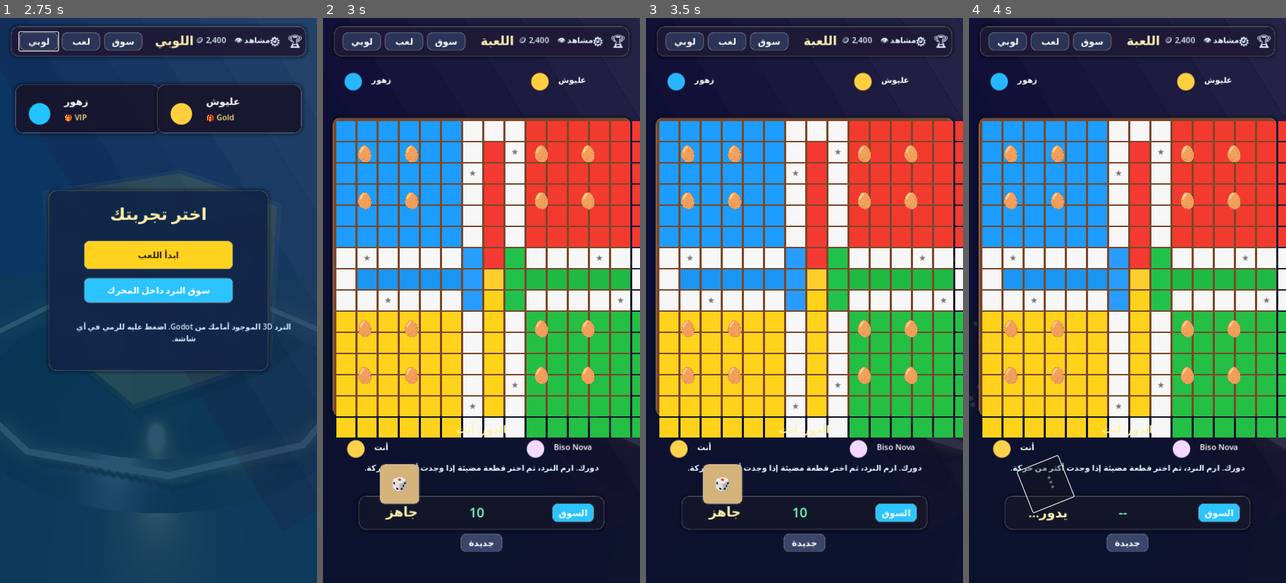
Above: before the commit, frames 1-4 (left to right).
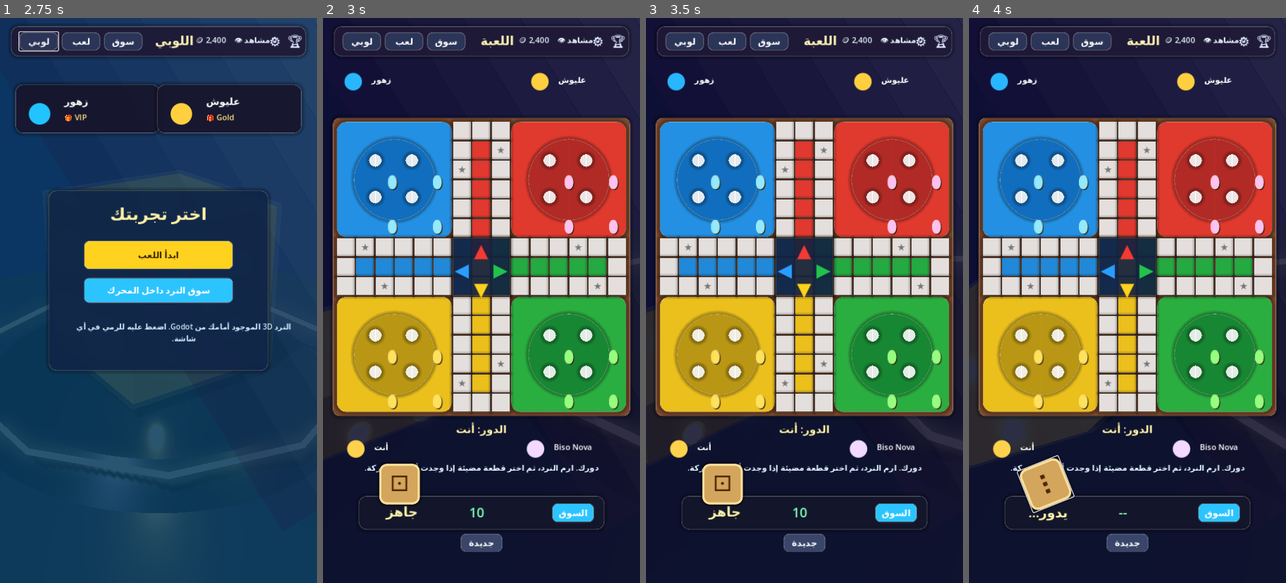
Above: after the commit, the same moments.

Repository: hamza2234/Lod
Game: Godot game, scene res://scenes/dice_preview.tscn
Two runs of this game, one before a commit and one after it. Both use one fixed random seed, a clock stepped at 60 frames per second and the inputs below.
Inputs (mouse positions are in pixels of both pictures, inside the frame that each line leads up to):
- Up to frame 1 (2.75 s): click (158, 215) at 0.52 s; type "12" at 0.6 s; click "دخول اللوبي" at 1.25 s; click "لوبي" at 2 s
- Up to frame 2 (3 s): click "لعب" at 2.75 s
- Up to frame 3 (3.5 s): no input
- Up to frame 4 (4 s): click "🎲" (after the commit: "⚀") at 3.5 s

Frame 1 is identical in both runs. In frame 2, 47% of the frame differs, in the area x 0-100%, y 17-87%; in frame 3, 47%; in frame 4, 49%, in the area x 0-100%, y 17-88%.

Commit message:
Refine board homes and dice UI
Co-authored-by: hamza2234 <hamza2234@users.noreply.github.com>

Diff:
--- a/godot-dice-preview/scripts/dice_preview.gd
+++ b/godot-dice-preview/scripts/dice_preview.gd
@@ -85,7 +85,7 @@
 const HUMAN_CHOICE_SECONDS := 6.0
 
 const PLAYER_NAMES := ["أنت", "زهور CPU", "عليوش CPU", "Biso Nova CPU"]
-const PLAYER_SYMBOLS := ["🥚", "🥚", "🥚", "🥚"]
+const PLAYER_SYMBOLS := ["⬮", "⬮", "⬮", "⬮"]
 const PLAYER_COLORS := [Color("#ffe15b"), Color("#91eaff"), Color("#ffc1ef"), Color("#95ff7d")]
 const PLAYER_START_OFFSETS := [39, 0, 13, 26]
 const SAFE_GLOBAL_INDICES := [0, 8, 13, 21, 26, 34, 39, 47]
@@ -495,9 +495,10 @@
 	var bottom_bar := _panel(Vector2(560, 78), Vector2(80, 1082), Color("#15182c"), 18)
 	screen.add_child(bottom_bar)
 
-	roll_button = _button("🎲", Vector2(92, 92), Color("#d5b47b"), Color("#402400"))
+	roll_button = _button("⚂", Vector2(92, 92), Color("#d5b47b"), Color("#402400"))
 	roll_button.position = Vector2(118, 1012)
-	roll_button.add_theme_font_size_override("font_size", 38)
+	roll_button.add_theme_font_size_override("font_size", 48)
+	_style_dice_button()
 	roll_button.pressed.connect(_roll_dice)
 	screen.add_child(roll_button)
 
@@ -618,25 +619,61 @@
 	var frame := _panel(Vector2(BOARD_CELL * 15.0 + 18.0, BOARD_CELL * 15.0 + 18.0), Vector2(-9, -9), Color("#8a4f2b"), 16)
 	parent.add_child(frame)
 
-	var grid := GridContainer.new()
-	grid.columns = 15
-	grid.position = Vector2.ZERO
-	grid.size = Vector2(BOARD_CELL * 15.0, BOARD_CELL * 15.0)
-	parent.add_child(grid)
+	_add_home_area(parent, Vector2(0, 0), Color("#1c9dff"), Color("#1070c3"))
+	_add_home_area(parent, Vector2(9, 0), Color("#f33a2f"), Color("#b52b26"))
+	_add_home_area(parent, Vector2(9, 9), Color("#24bf45"), Color("#168934"))
+	_add_home_area(parent, Vector2(0, 9), Color("#ffd21c"), Color("#bd9914"))
 
 	for y in range(15):
 		for x in range(15):
-			var cell := ColorRect.new()
-			cell.custom_minimum_size = Vector2(BOARD_CELL, BOARD_CELL)
-			cell.color = _ludo_cell_color(x, y)
-			grid.add_child(cell)
-			if _is_safe_cell(x, y):
-				var star := _label("★", 19, Color("#717171"), HORIZONTAL_ALIGNMENT_CENTER)
-				star.size = Vector2(BOARD_CELL, BOARD_CELL)
-				cell.add_child(star)
+			if _is_track_cell(x, y):
+				_add_board_cell(parent, x, y, _ludo_cell_color(x, y))
+
+	_add_center_triangles(parent)
 
 	_create_game_pieces(parent)
 	_reset_ludo_game()
+
+
+func _add_home_area(parent: Control, origin: Vector2, color: Color, inner_color: Color) -> void:
+	var home := _panel(Vector2(BOARD_CELL * 6.0, BOARD_CELL * 6.0), origin * BOARD_CELL, color, 22)
+	parent.add_child(home)
+	var circle := _panel(Vector2(BOARD_CELL * 4.25, BOARD_CELL * 4.25), origin * BOARD_CELL + Vector2(BOARD_CELL * 0.88, BOARD_CELL * 0.88), _with_alpha(inner_color, 0.62), 120)
+	parent.add_child(circle)
+	var slots: Array[Vector2] = [Vector2(1.65, 1.65), Vector2(3.55, 1.65), Vector2(1.65, 3.55), Vector2(3.55, 3.55)]
+	for slot in slots:
+		var slot_panel := _panel(Vector2(BOARD_CELL * 0.72, BOARD_CELL * 0.72), (origin + slot) * BOARD_CELL, _with_alpha(Color.WHITE, 0.18), 28)
+		parent.add_child(slot_panel)
+
+
+func _add_board_cell(parent: Control, x: int, y: int, color: Color) -> void:
+	var cell := _panel(Vector2(BOARD_CELL, BOARD_CELL), Vector2(x, y) * BOARD_CELL, color, 0)
+	parent.add_child(cell)
+	if _is_safe_cell(x, y):
+		var star := _label("★", 22, Color("#777777"), HORIZONTAL_ALIGNMENT_CENTER)
+		star.size = Vector2(BOARD_CELL, BOARD_CELL)
+		cell.add_child(star)
+
+
+func _is_track_cell(x: int, y: int) -> bool:
+	if x >= 6 and x <= 8:
+		return true
+	if y >= 6 and y <= 8:
+		return true
+	return false
+
+
+func _add_center_triangles(parent: Control) -> void:
+	var center := _panel(Vector2(BOARD_CELL * 3.0, BOARD_CELL * 3.0), Vector2(6, 6) * BOARD_CELL, Color("#132342"), 0)
+	parent.add_child(center)
+	var colors: Array[Color] = [Color("#299dff"), Color("#f43a32"), Color("#21c24c"), Color("#ffd21c")]
+	var labels: Array[String] = ["◀", "▲", "▶", "▼"]
+	var positions: Array[Vector2] = [Vector2(6, 7), Vector2(7, 6), Vector2(8, 7), Vector2(7, 8)]
+	for i in range(4):
+		var tri := _label(labels[i], 42, colors[i], HORIZONTAL_ALIGNMENT_CENTER)
+		tri.position = positions[i] * BOARD_CELL
+		tri.size = Vector2(BOARD_CELL, BOARD_CELL)
+		parent.add_child(tri)
 
 
 func _ludo_cell_color(x: int, y: int) -> Color:
@@ -752,7 +789,7 @@
 
 
 func _home_position(player: int, piece: int) -> Vector2:
-	var offsets: Array[Vector2] = [Vector2(0, 0), Vector2(2, 0), Vector2(0, 2), Vector2(2, 2)]
+	var offsets: Array[Vector2] = [Vector2(1.45, 1.45), Vector2(3.35, 1.45), Vector2(1.45, 3.35), Vector2(3.35, 3.35)]
 	return (home_origins[player] + offsets[piece]) * BOARD_CELL + _stack_offset(piece)
 
 
@@ -896,7 +933,7 @@
 	if roll_button:
 		roll_button.position = _dice_button_position_for_player(current_player)
 		if not rolling:
-			roll_button.text = "🎲"
+			roll_button.text = _dice_face(max(1, roll_result))
 	if status_label:
 		if current_player == 0:
 			status_label.text = "دورك. ارم النرد، ثم اختر قطعة مضيئة إذا وجدت أكثر من حركة."
@@ -1154,10 +1191,10 @@
 
 func _apply_screen_camera() -> void:
 	if current_screen == "play":
-		dice_root.visible = false
+		dice_root.visible = true
 		dice_root.position.x = -3.55
 		dice_root.position.z = 0.25
-		dice_root.scale = Vector3.ONE * 0.74
+		dice_root.scale = Vector3.ONE * 0.68
 	elif current_screen == "market":
 		dice_root.visible = true
 		dice_root.position.x = 1.45
@@ -1366,7 +1403,7 @@
 	if result_label:
 		result_label.text = "يدور..."
 	if roll_button:
-		roll_button.text = "..."
+		roll_button.text = "⋯"
 		roll_button.disabled = true
 	_spawn_sparks(42, 0.82)
 
@@ -1396,7 +1433,7 @@
 		if result_label:
 			result_label.text = str(roll_result)
 		if roll_button:
-			roll_button.text = str(roll_result)
+			roll_button.text = _dice_face(roll_result)
 		if roll_button and current_screen != "play":
 			roll_button.disabled = false
 		_spawn_sparks(54, 1.2 if roll_result == 6 else 0.74)
@@ -1500,6 +1537,49 @@
 	return button
 
 
+func _style_dice_button() -> void:
+	if not roll_button:
+		return
+	var normal := StyleBoxFlat.new()
+	normal.bg_color = Color("#d3a55d")
+	normal.border_color = Color("#f9df9b")
+	normal.border_width_left = 5
+	normal.border_width_right = 5
+	normal.border_width_top = 5
+	normal.border_width_bottom = 5
+	normal.corner_radius_top_left = 16
+	normal.corner_radius_top_right = 16
+	normal.corner_radius_bottom_left = 16
+	normal.corner_radius_bottom_right = 16
+	normal.shadow_color = _with_alpha(Color.BLACK, 0.42)
+	normal.shadow_size = 8
+	var pressed := normal.duplicate() as StyleBoxFlat
+	pressed.bg_color = Color("#b9853e")
+	roll_button.add_theme_stylebox_override("normal", normal)
+	roll_button.add_theme_stylebox_override("hover", normal)
+	roll_button.add_theme_stylebox_override("pressed", pressed)
+	roll_button.add_theme_stylebox_override("disabled", normal)
+	roll_button.add_theme_color_override("font_color", Color("#4b2500"))
+	roll_button.add_theme_color_override("font_disabled_color", Color("#4b2500"))
+
+
+func _dice_face(value: int) -> String:
+	match value:
+		1:
+			return "⚀"
+		2:
+			return "⚁"
+		3:
+			return "⚂"
+		4:
+			return "⚃"
+		5:
+			return "⚄"
+		6:
+			return "⚅"
+	return "⚂"
+
+
 func _label(text: String, font_size: int, color: Color, align: HorizontalAlignment) -> Label:
 	var label := Label.new()
 	label.text = text
